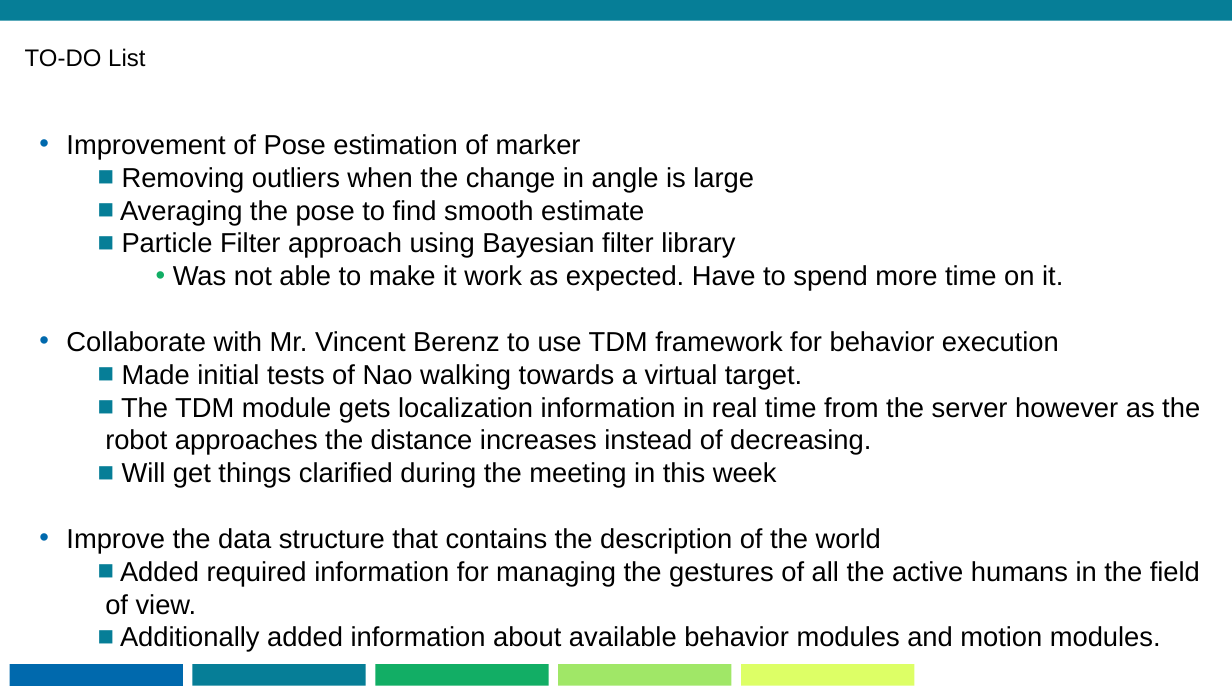
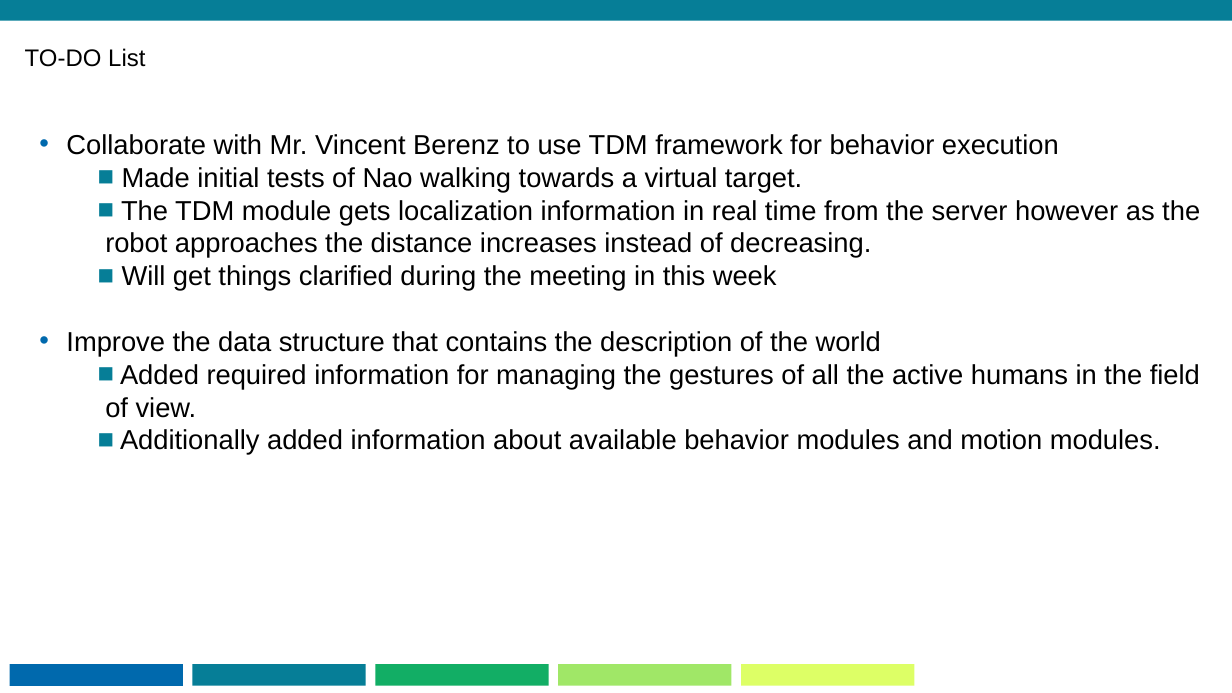
Before and after one commit to praveenv4k/indriya, a slide deck: slide 3 of docs/MonthlyPresentation/20150511_PRAVEEN.pptx (slide 2 before the commit). Drawn at 1232x693 pixels with LibreOffice and Linux fonts; fonts in the diff are those of the drawing. Boxes give left, top, right and bottom in pixels: in the first picture for what was removed or moved away, otherwise in the second. Text is boxed around its words. In the diff, an @@ line names an element or a change of style, - is before the commit and + after.

```diff
--- a/docs/MonthlyPresentation/20150511_PRAVEEN.pptx
+++ b/docs/MonthlyPresentation/20150511_PRAVEEN.pptx
@@ text at <box>66,134,1063,291</box>: paragraphs removed @@
-• Improvement of Pose estimation of marker
-  ■ Removing outliers when the change in angle is large
-  ■ Averaging the pose to find smooth estimate
-  ■ Particle Filter approach using Bayesian filter library
-    • Was not able to make it work as expected. Have to spend more time on it.
```
Also in this commit, not shown: 1 slide added, 1 slide removed, 2 other files.
